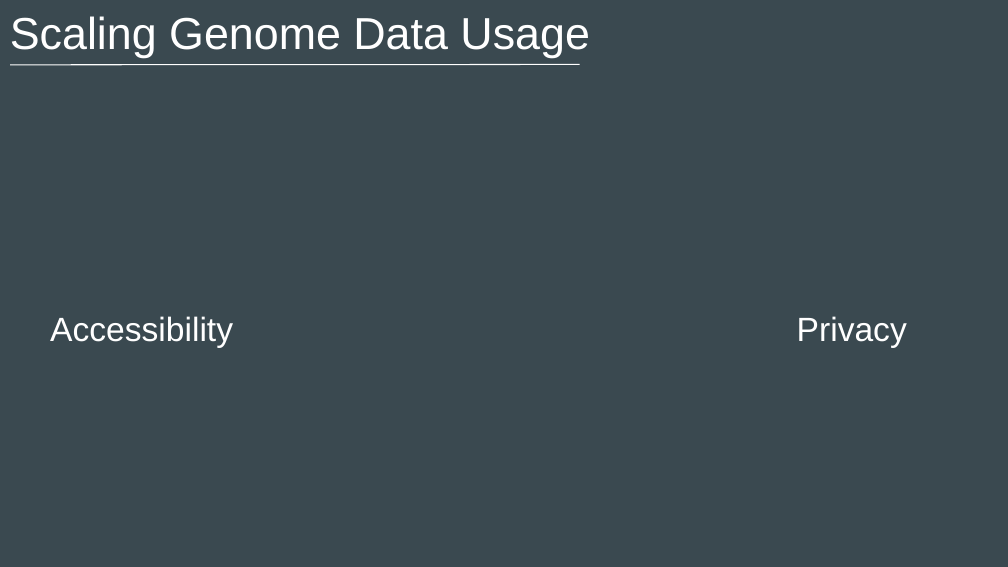
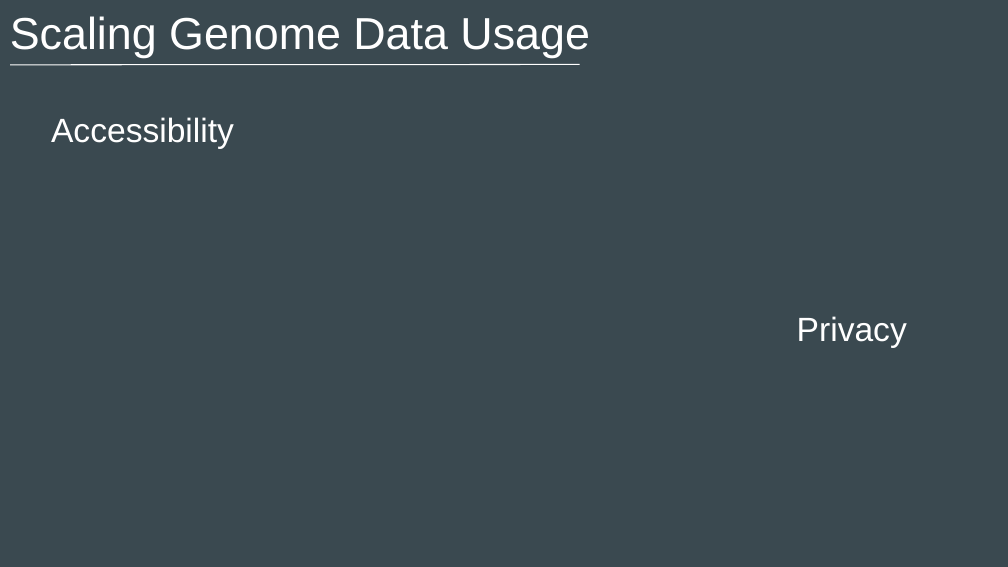
Before and after one commit to ecrum19/SolidSymposium2024, a slide deck: slide 3 of SolidSymposium2024_EDC.pptx. Drawn at 1008x567 pixels with LibreOffice and Linux fonts; fonts in the diff are those of the drawing. Boxes give left, top, right and bottom in pixels: in the first picture for what was removed or moved away, otherwise in the second. Text is boxed around its words. In the diff, an @@ line names an element or a change of style, - is before the commit and + after.

```diff
--- a/SolidSymposium2024_EDC.pptx
+++ b/SolidSymposium2024_EDC.pptx
@@ text "Accessibility" moved from (x1=50, y1=316, x2=233, y2=348) to (x1=51, y1=117, x2=234, y2=149) @@
```
Also in this commit, not shown: 1 other slide changed, 1 slide added.
